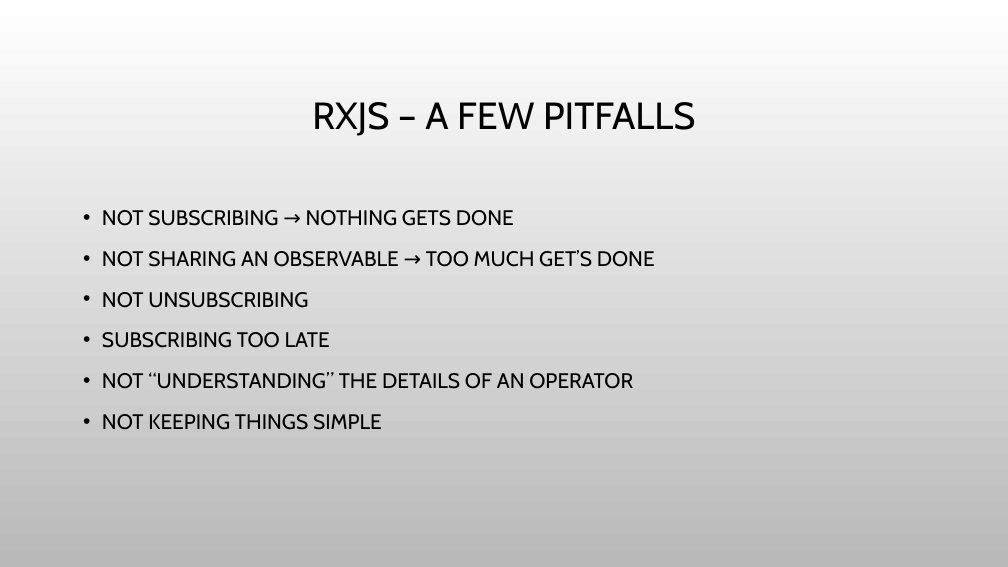
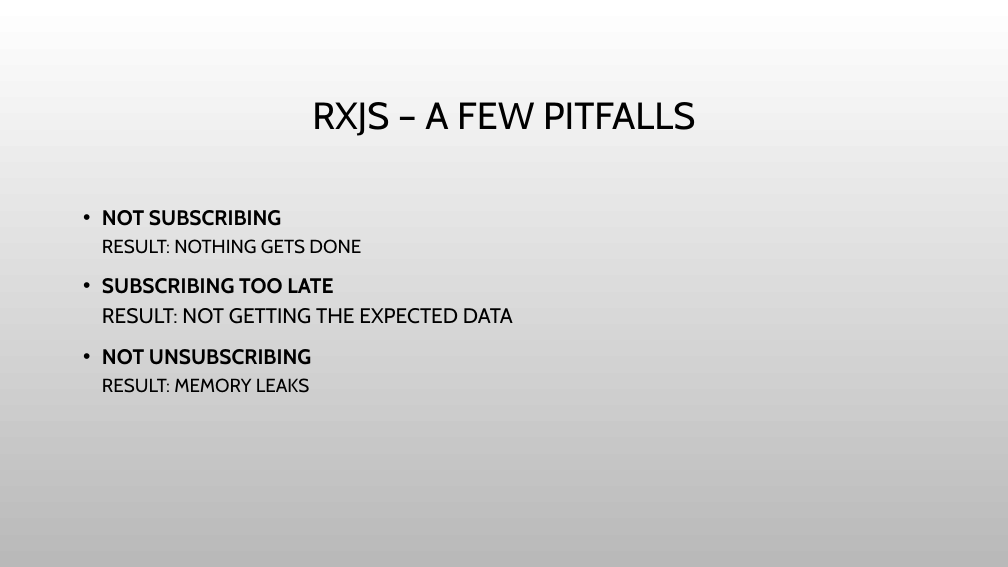
Before and after one commit to bertleemput/reactive-demo, a slide deck: slide 11 of Reactive Programming.pptx (slide 15 before the commit). Drawn at 1008x567 pixels with LibreOffice and Linux fonts; fonts in the diff are those of the drawing; background and template pictures are left out. Boxes give left, top, right and bottom in pixels: in the first picture for what was removed or moved away, otherwise in the second. Text is boxed around its words. In the diff, an @@ line names an element or a change of style, - is before the commit and + after.

```diff
--- a/Reactive Programming.pptx
+++ b/Reactive Programming.pptx
@@ text at (x1=102, y1=210, x2=513, y2=393): text changed @@
-• NOT SUBSCRIBING → NOTHING GETS DONE
-• NOT SHARING AN OBSERVABLE → TOO MUCH GET’S DONE
-• NOT UNSUBSCRIBING
-• SUBSCRIBING TOO LATE
-• NOT “UNDERSTANDING” THE DETAILS OF AN OPERATOR
-• NOT KEEPING THINGS SIMPLE
+• NOT SUBSCRIBING
+  RESULT: NOTHING GETS DONE
+• SUBSCRIBING TOO LATE
+  RESULT: NOT GETTING THE EXPECTED DATA
+• NOT UNSUBSCRIBING
+  RESULT: MEMORY LEAKS
```
Also in this commit, not shown: 4 other slides changed, 1 slide added, 4 slides removed, 3 other files.
